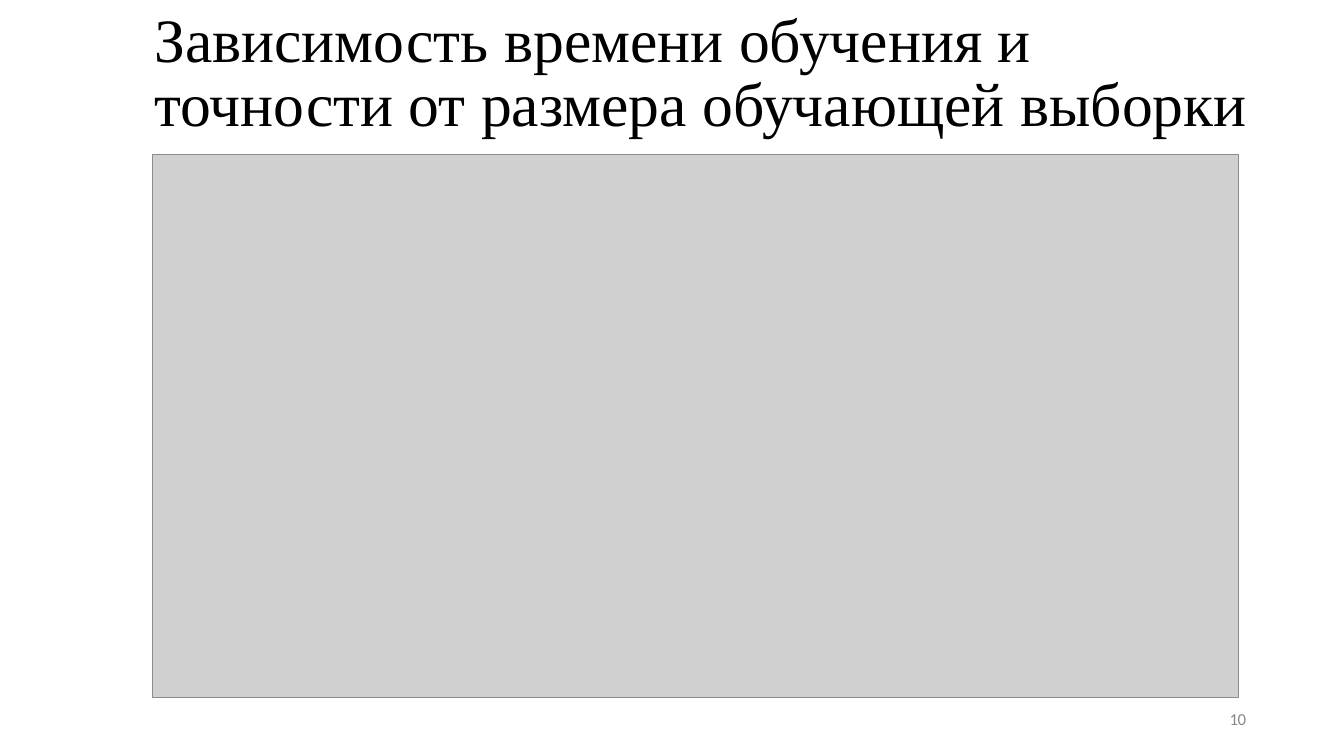
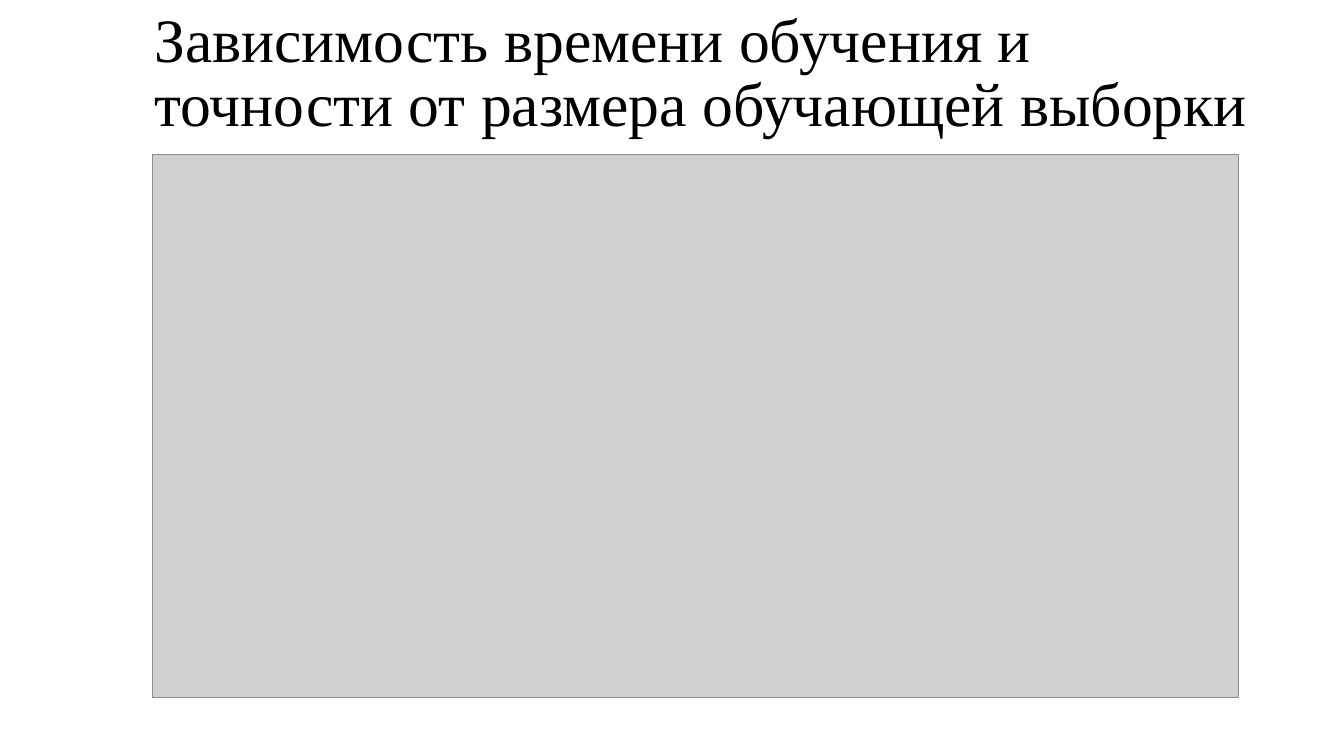
Before and after one commit to Zhilg/DIPLOMA, a slide deck: slide 16 of Презентация.pptx (slide 10 before the commit). Drawn at 1344x756 pixels with LibreOffice and Linux fonts; fonts in the diff are those of the drawing; grey boxes stand for pictures; background and template pictures are left out. Boxes give left, top, right and bottom in pixels: in the first picture for what was removed or moved away, otherwise in the second. Text is boxed around its words. In the diff, an @@ line names an element or a change of style, - is before the commit and + after.

```diff
--- a/Презентация.pptx
+++ b/Презентация.pptx
@@ page number removed at [1230, 714, 1247, 725] @@
-10
```
Also in this commit, not shown: 10 other slides changed, 8 slides added, 2 slides removed, 1 other file.
